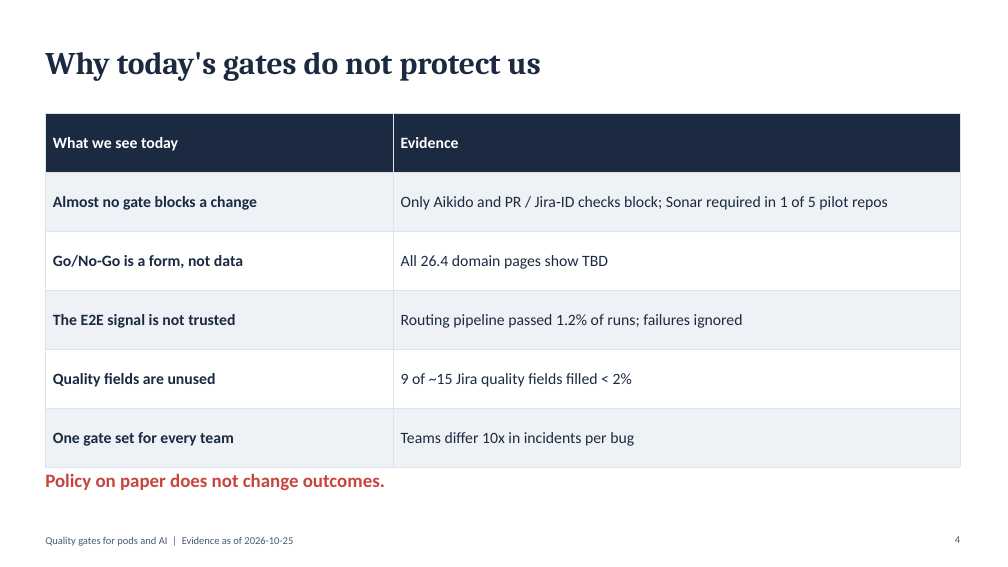
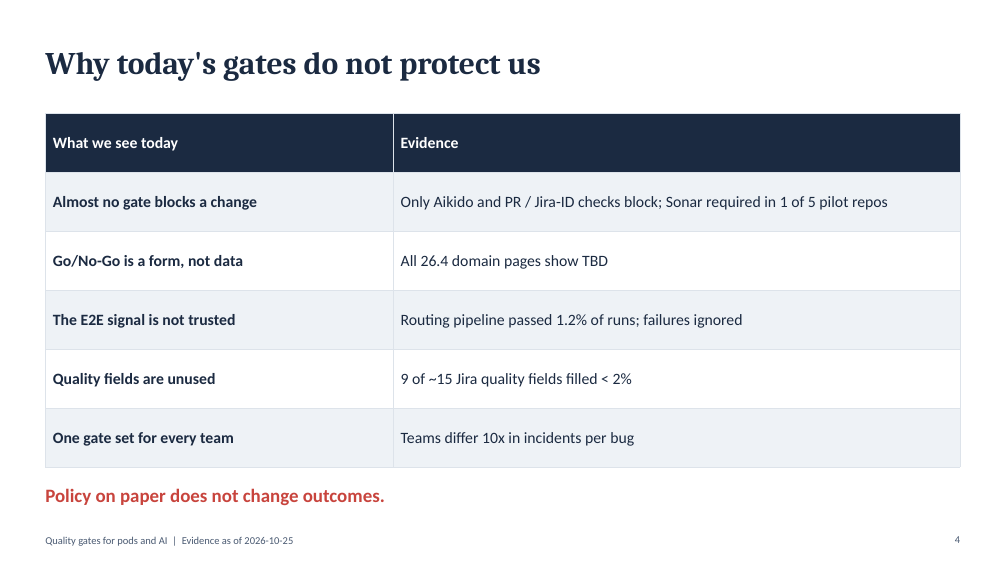
Before and after one commit to Guy-nice/ai-quality-discovery-factory, a slide deck: slide 4 of docs/05-summary/offsite-deck.pptx. Drawn at 1008x567 pixels with LibreOffice and Linux fonts; fonts in the diff are those of the drawing. Boxes give left, top, right and bottom in pixels: in the first picture for what was removed or moved away, otherwise in the second. Text is boxed around its words. In the diff, an @@ line names an element or a change of style, - is before the commit and + after.

```diff
--- a/docs/05-summary/offsite-deck.pptx
+++ b/docs/05-summary/offsite-deck.pptx
@@ text "Policy on paper does not ..." moved from (x1=45, y1=473, x2=385, y2=490) to (x1=45, y1=488, x2=385, y2=505) @@
```
Also in this commit, not shown: 1 other slide changed, 2 other files.
